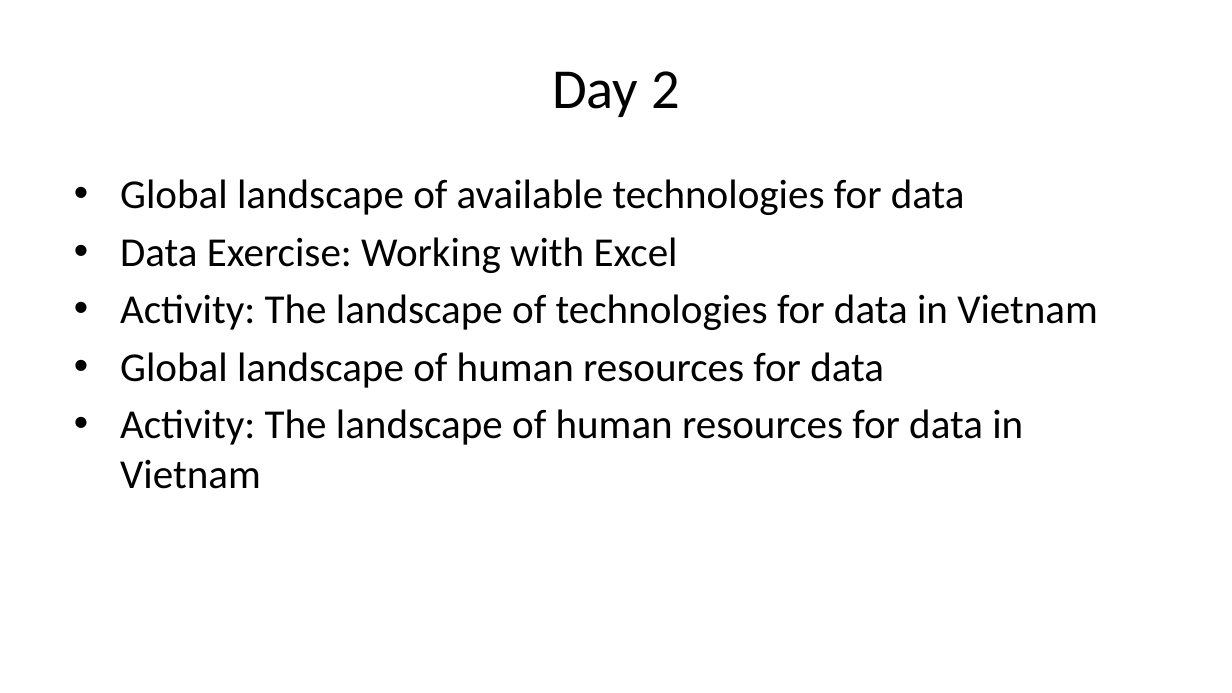
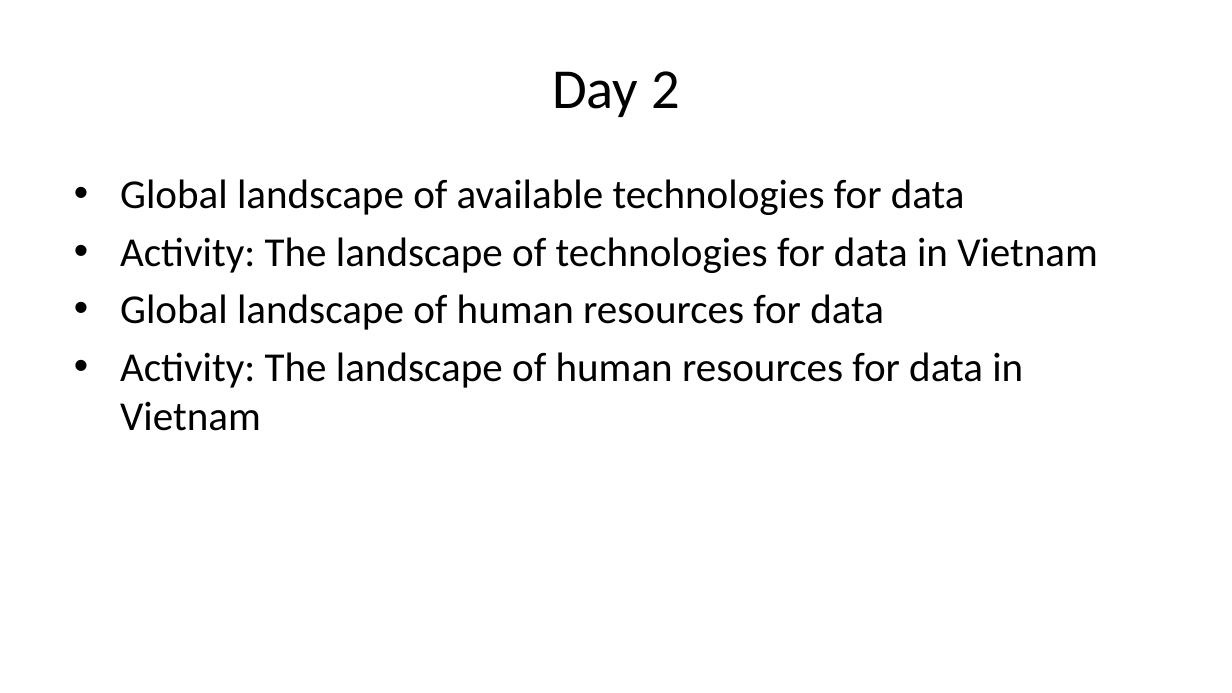
Before and after one commit to tamanh-oxford/capacity-development, a slide deck: slide 3 of data-frameworks/course-outline.pptx. Drawn at 1232x693 pixels with LibreOffice and Linux fonts; fonts in the diff are those of the drawing. Boxes give left, top, right and bottom in pixels: in the first picture for what was removed or moved away, otherwise in the second. Text is boxed around its words. In the diff, an @@ line names an element or a change of style, - is before the commit and + after.

```diff
--- a/data-frameworks/course-outline.pptx
+++ b/data-frameworks/course-outline.pptx
@@ text at bbox=[120, 237, 678, 273]: paragraph removed @@
-• Data Exercise: Working with Excel
```
Also in this commit, not shown: 34 other files.
